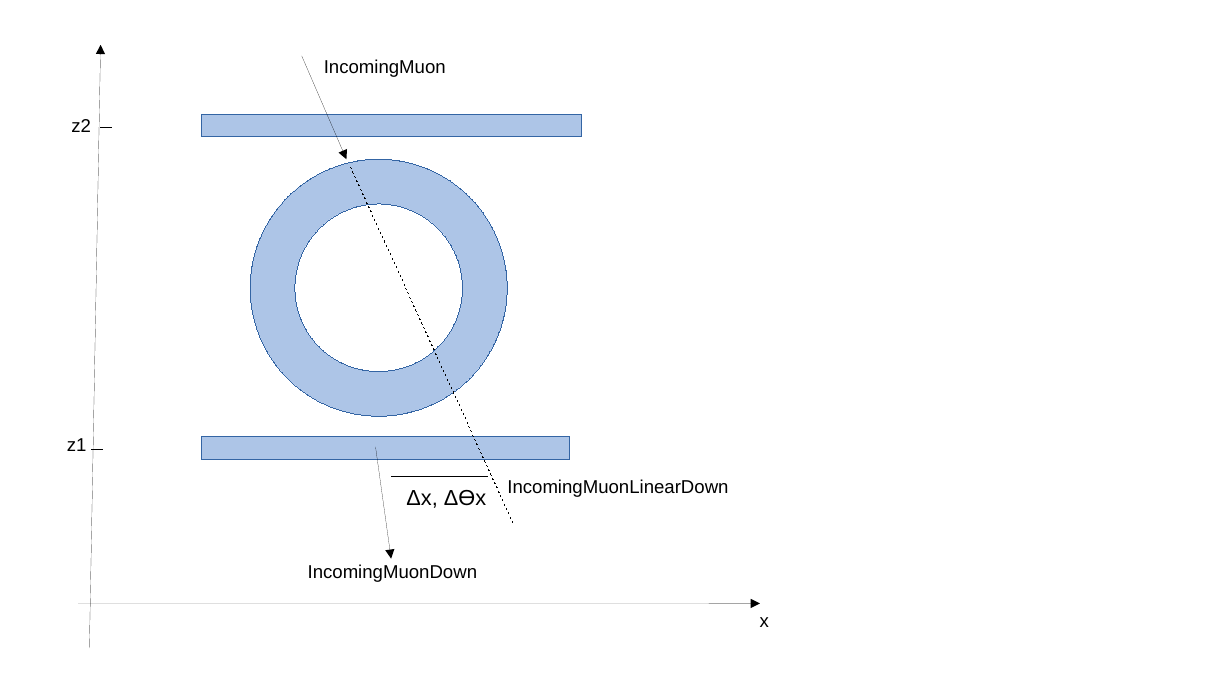
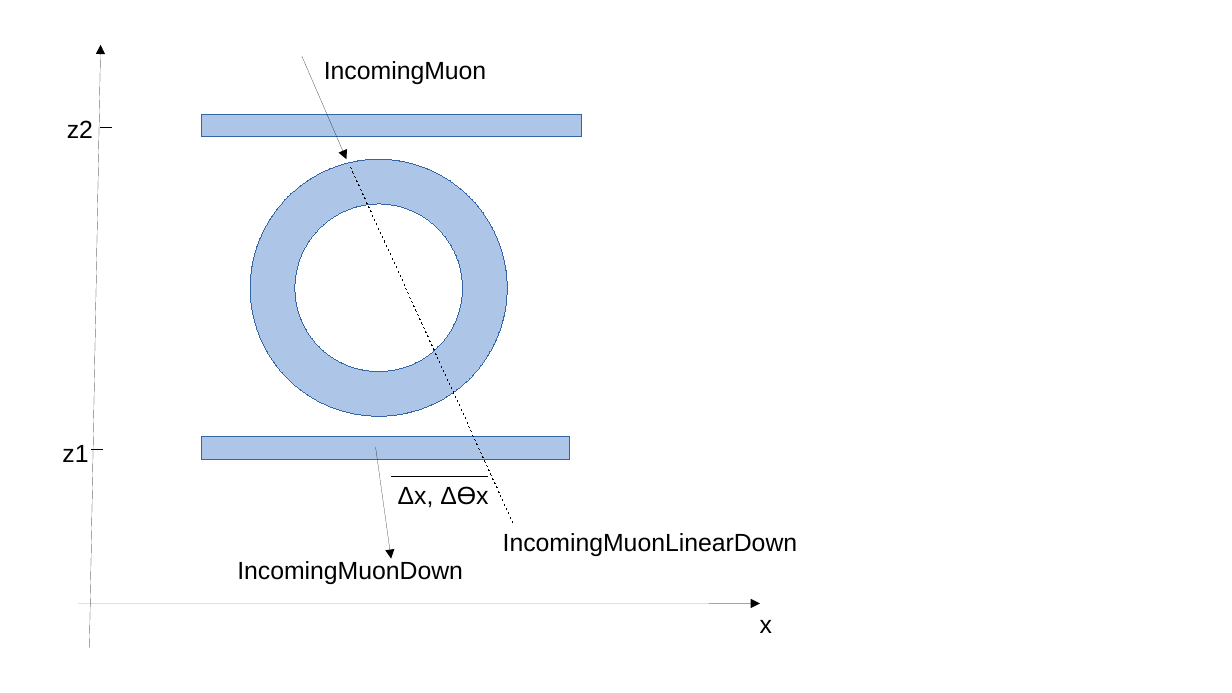
Before and after one commit to cedricpri/MasterTheses, a slide deck: slide 4 of MuonSystems/figs/myFigures.odp. Drawn at 1232x693 pixels with LibreOffice and Linux fonts; fonts in the diff are those of the drawing. Boxes give left, top, right and bottom in pixels: in the first picture for what was removed or moved away, otherwise in the second. Text is boxed around its words. In the diff, an @@ line names an element or a change of style, - is before the commit and + after.

```diff
--- a/MuonSystems/figs/myFigures.odp
+++ b/MuonSystems/figs/myFigures.odp
@@ text "Δx, Δϴx": place and size @@
-text "Δx, Δϴx" at bbox=[406, 490, 486, 508]
+text "Δx, Δϴx" at bbox=[398, 486, 488, 508]
@@ text "Δx, Δϴx" at bbox=[398, 486, 488, 508]: size 14 to 16 pt @@
@@ size 12 to 16 pt in 6 elements at bbox=[760, 620, 772, 633], bbox=[67, 120, 93, 138], bbox=[62, 445, 88, 462], bbox=[237, 561, 463, 584], bbox=[324, 61, 486, 84], bbox=[503, 533, 798, 556] @@
@@ text "IncomingMuonLinearDown": place and size @@
-text "IncomingMuonLinearDown" at bbox=[507, 479, 728, 497]
+text "IncomingMuonLinearDown" at bbox=[503, 533, 798, 556]
@@ text "IncomingMuonDown": place and size @@
-text "IncomingMuonDown" at bbox=[308, 564, 477, 582]
+text "IncomingMuonDown" at bbox=[237, 561, 463, 584]
```
Also in this commit, not shown: 1 other slide changed, 15 other files.
